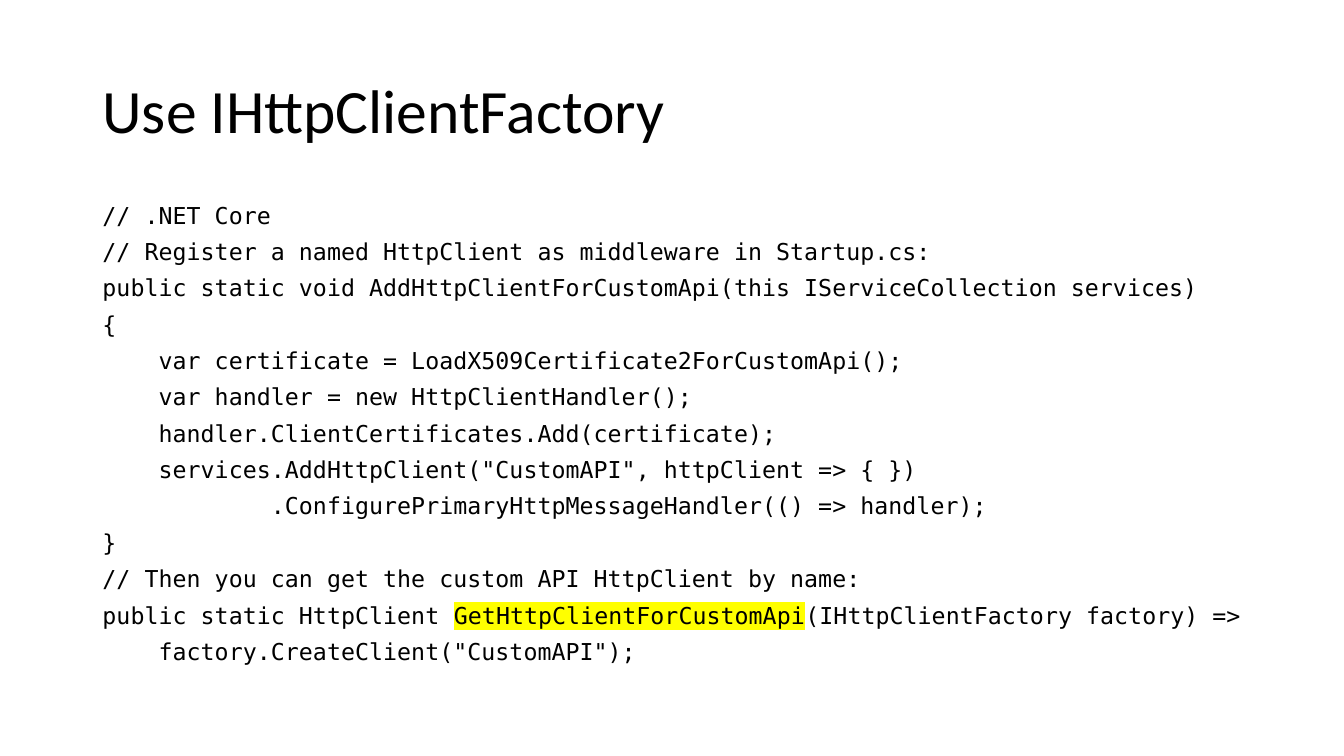
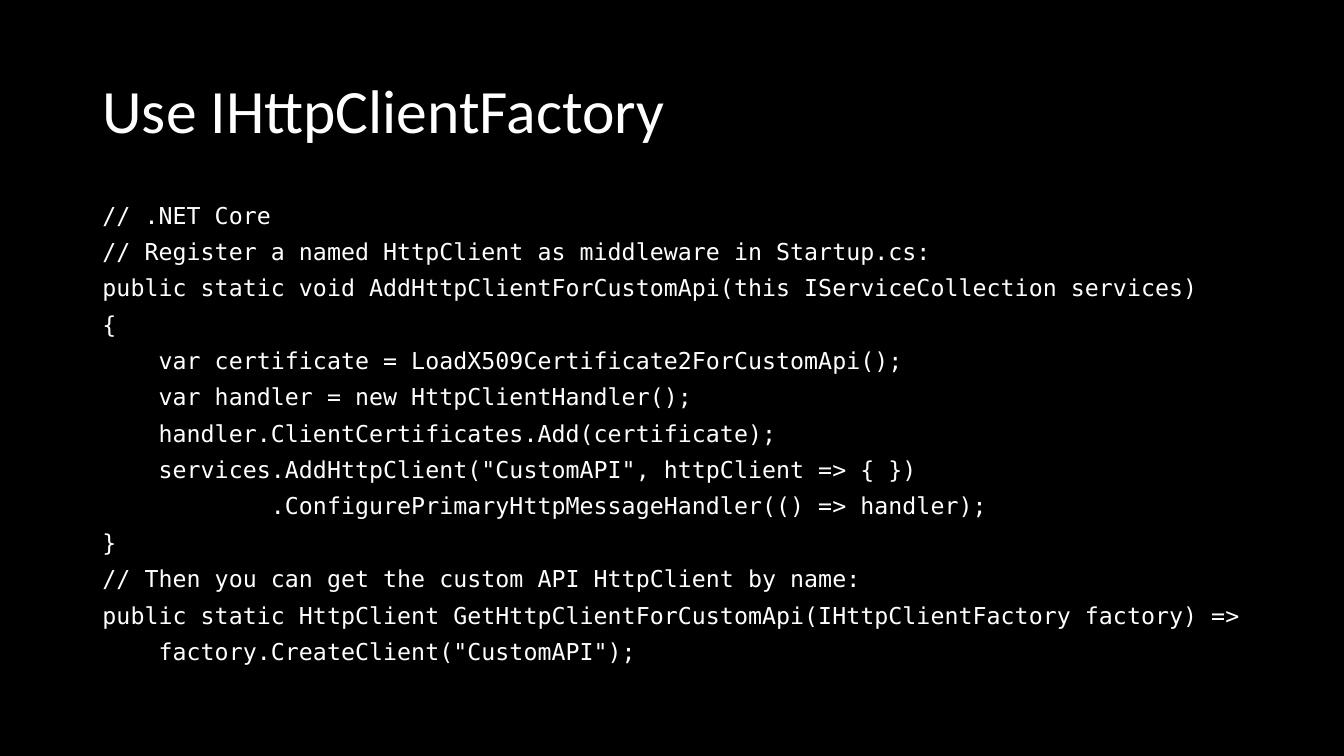
Before and after one commit to DrewNull/optimizely-cms12-upgrade, a slide deck: slide 35 of Presentation--Upgrading-to-CMS-12-and-Commerce-14.pptx. Drawn at 1344x756 pixels with LibreOffice and Linux fonts; fonts in the diff are those of the drawing. Boxes give left, top, right and bottom in pixels: in the first picture for what was removed or moved away, otherwise in the second. Text is boxed around its words. In the diff, an @@ line names an element or a change of style, - is before the commit and + after.

```diff
--- a/Presentation--Upgrading-to-CMS-12-and-Commerce-14.pptx
+++ b/Presentation--Upgrading-to-CMS-12-and-Commerce-14.pptx
@@ background #FFFFFF to #000000 @@
@@ title "Use IHttpClientFactory" at box(102, 90, 665, 143): text colour #000000 to #FFFFFF @@
@@ text "// .NET Core" at box(102, 206, 1197, 665): text colour #000000 to #FFFFFF; highlight #FFFF00 to none in "GetHttpClientForCustomApi(IHttpClientFactory" @@
```
Also in this commit, not shown: 44 other slides changed, 2 slides added, 2 slides removed, 1 other file.
